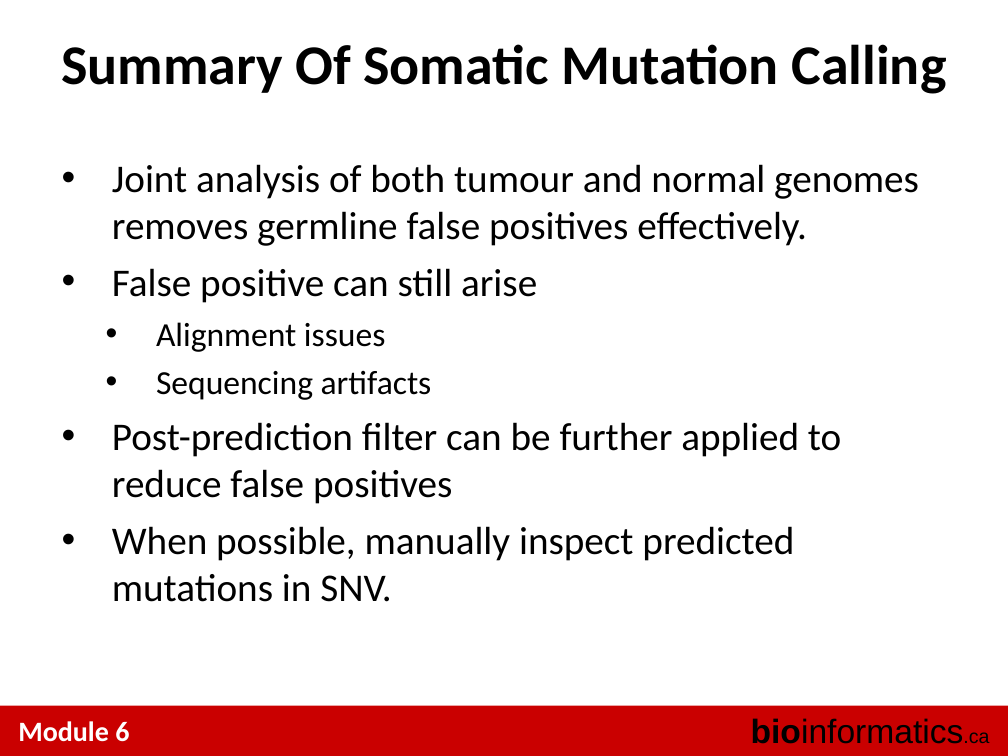
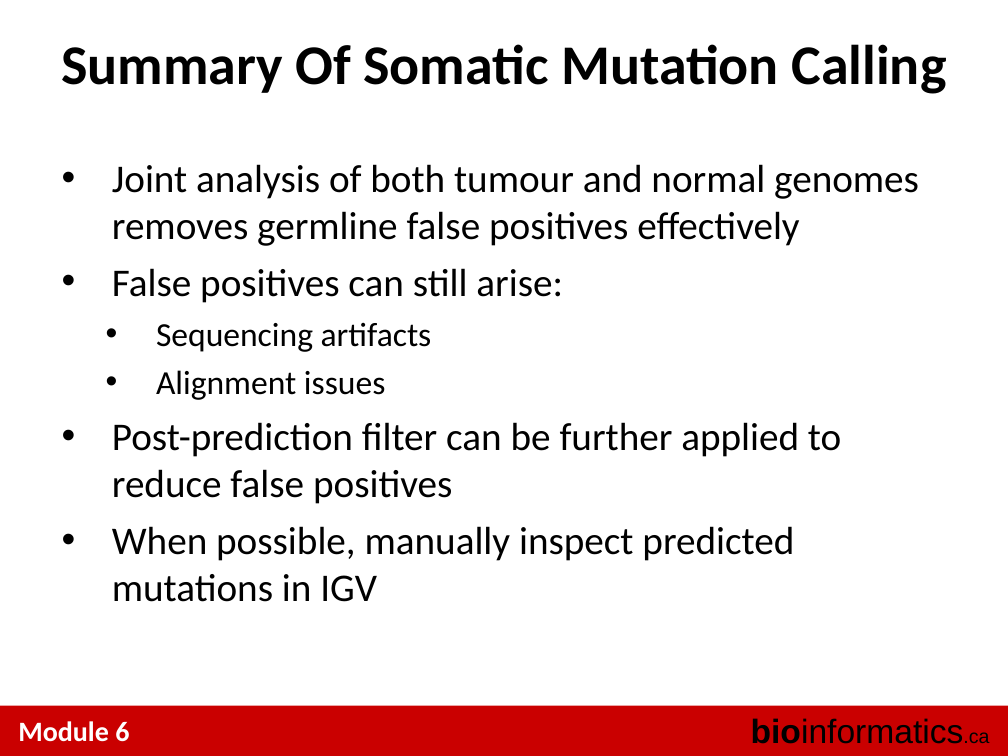
Before and after one commit to tinyheero/BICG-2016, a slide deck: slide 11 of snvs/content/BiCG_2014_Module6_Lab_shah.ppt (slide 14 before the commit). Drawn at 1008x756 pixels with LibreOffice and Linux fonts; fonts in the diff are those of the drawing. Boxes give left, top, right and bottom in pixels: in the first picture for what was removed or moved away, otherwise in the second. Text is boxed around its words. In the diff, an @@ line names an element or a change of style, - is before the commit and + after.

```diff
--- a/snvs/content/BiCG_2014_Module6_Lab_shah.ppt
+++ b/snvs/content/BiCG_2014_Module6_Lab_shah.ppt
@@ text at [112,164,919,352]: text changed @@
-• Joint analysis of both tumour and normal genomes removes germline false positives effectively.
-• False positive can still arise
+• Joint analysis of both tumour and normal genomes removes germline false positives effectively
+• False positives can still arise:
+  • Sequencing artifacts
@@ text at [156,370,432,400]: paragraph removed @@
-  • Sequencing artifacts
@@ text at [112,526,794,602]: text changed @@
-• When possible, manually inspect predicted mutations in SNV.
+• When possible, manually inspect predicted mutations in IGV
```
Also in this commit, not shown: 3 other slides changed, 4 slides removed.
